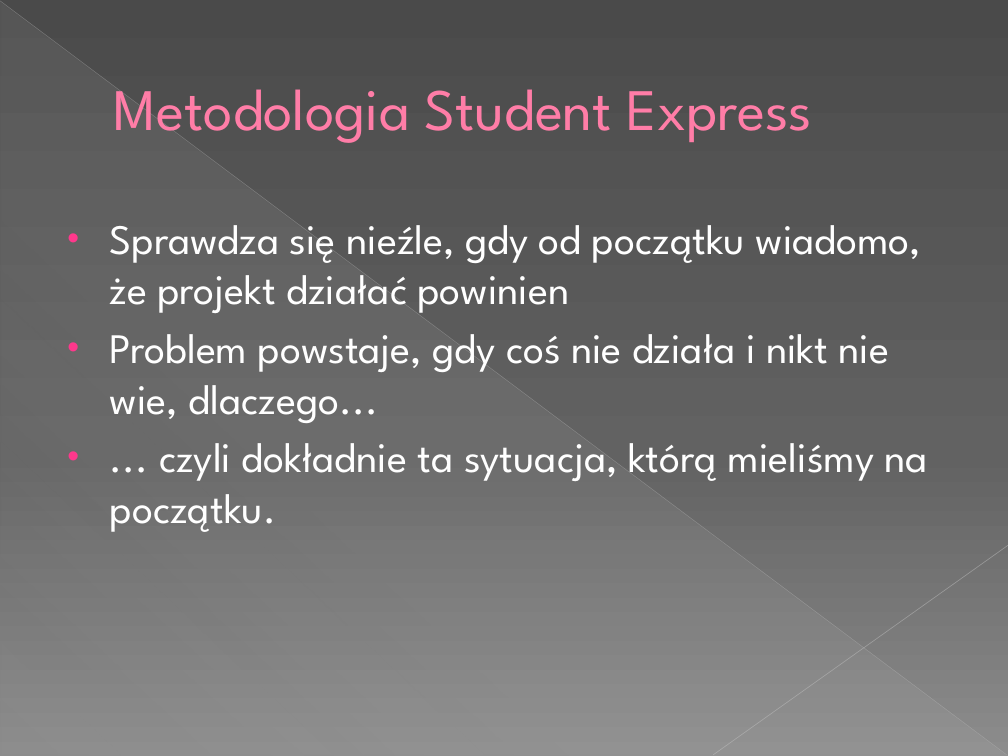
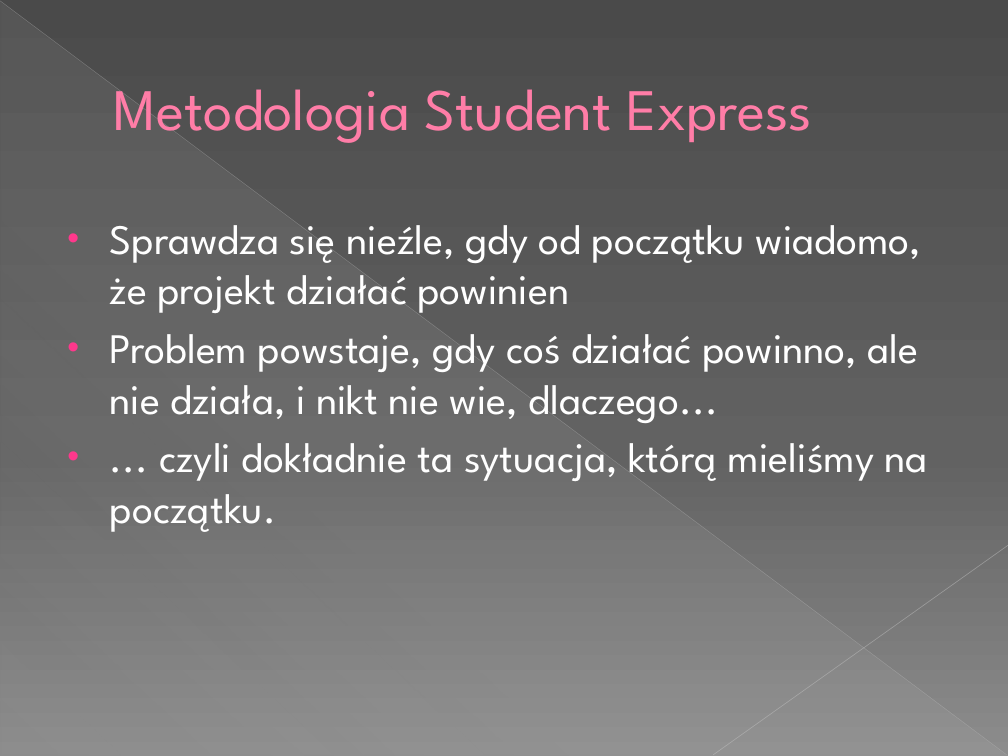
Before and after one commit to tMaxx/docspin, a slide deck: slide 4 of prez/112 Aplikacja do zarządzania obiegiem dokumentów.pptx. Drawn at 1008x756 pixels with LibreOffice and Linux fonts; fonts in the diff are those of the drawing. Boxes give left, top, right and bottom in pixels: in the first picture for what was removed or moved away, otherwise in the second. Text is boxed around its words. In the diff, an @@ line names an element or a change of style, - is before the commit and + after.

```diff
--- a/prez/112 Aplikacja do zarządzania obiegiem dokumentów.pptx
+++ b/prez/112 Aplikacja do zarządzania obiegiem dokumentów.pptx
@@ text at bbox=[110, 334, 919, 423]: text changed @@
-• Problem powstaje, gdy coś nie działa i nikt nie wie, dlaczego...
+• Problem powstaje, gdy coś działać powinno, ale nie działa, i nikt nie wie, dlaczego...
```
Also in this commit, not shown: 5 other slides changed, 3 slides added, 2 other files.
